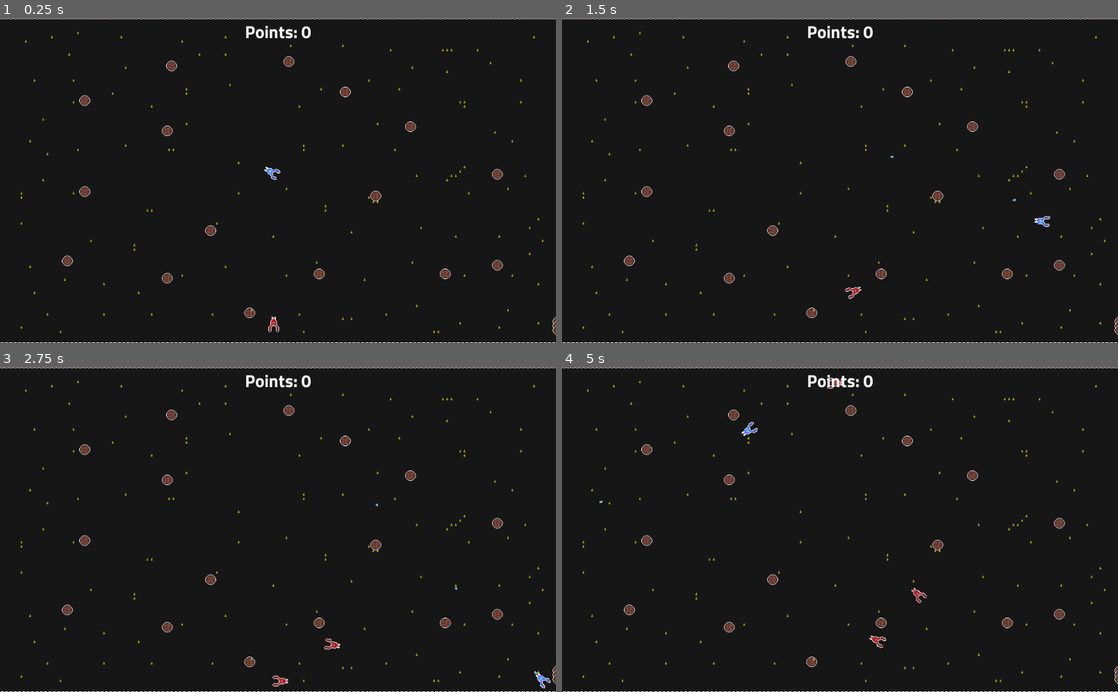
Above: before the commit, frames 1-4 (two rows, left to right).
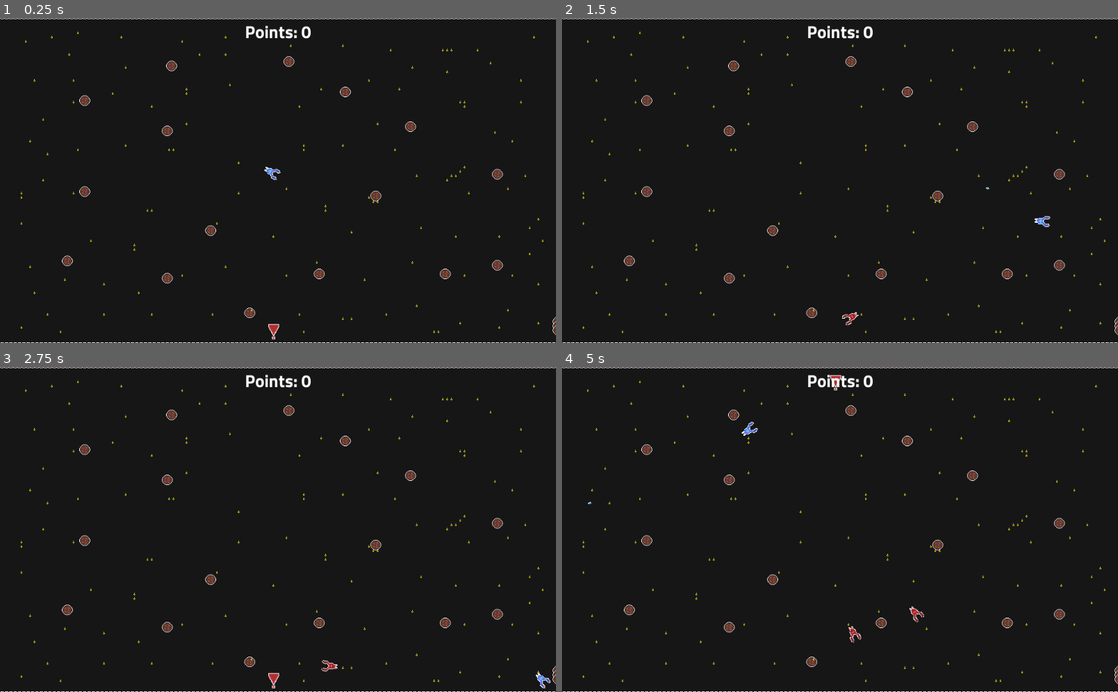
Above: after the commit, the same moments.

Repository: Shoter99/Godot_SpaceFighter
Game: Godot game, scene res://TestLevel.tscn
The game is run twice, just before and just after one commit, with the same random seed, the same clock (stepped at 60 frames per second) and the same inputs.
Inputs (mouse positions are in pixels of both pictures, inside the frame that each line leads up to):
- Up to frame 1 (0.25 s): no input
- Up to frame 2 (1.5 s): move the mouse to (962, 164) at 0.52 s; hold D (MoveRight) 0.53-1.28 s; hold Space (Shoot) 0.53-1.28 s; move the mouse to (728, 196) at 1.27 s; hold S (MoveDown) from 1.28 s (still down); tap Space (Shoot) at 1.35 s
- Up to frame 3 (2.75 s): move the mouse to (333, 458) at 2.02 s; release S (MoveDown) at 2.03 s; hold D (MoveRight) from 2.03 s (still down); hold Space (Shoot) from 2.03 s (still down)
- Up to frame 4 (5 s): move the mouse to (812, 594) at 2.77 s; release D (MoveRight) at 2.78 s; release Space (Shoot) at 2.78 s; hold W (MoveUp) 2.78-3.53 s; tap Space (Shoot) at 2.85, 4.35 s; move the mouse to (1006, 578) at 3.52 s; hold Space (Shoot) 3.53-4.28 s; hold A (MoveLeft) from 3.53 s (still down); move the mouse to (673, 480) at 4.27 s

The runs differ from the first frame. In frame 1, less than 0.1% of the frame differs, in the area x 48-51%, y 91-99%; in frame 2, 0.1%; in frame 3, 0.2%; in frame 4, 0.3%, in the area x 4-66%, y 2-87%.

Commit message:
Added warning before enemy spawning

Diff:
--- a/Actors/Player.gd
+++ b/Actors/Player.gd
@@ -23,7 +23,7 @@
 	#rotation = lerp_angle(rotation, _velocity.angle() + PI/2 - PI/2, 20.0 * delta)
 	look_at(get_global_mouse_position())
 
-	if Input.is_action_pressed("Shoot") and can_fire:
+	if Input.is_action_just_pressed("Shoot") and can_fire:
 		var bullet_instance = bullet.instance()
 		bullet_instance.position = get_global_position()
 		bullet_instance.rotation_degrees = rotation_degrees
--- /dev/null
+++ b/Actors/Warning.tscn
@@ -0,0 +1,14 @@
+[gd_scene load_steps=3 format=2]
+
+[ext_resource path="res://warning.png" type="Texture" id=1]
+
+[sub_resource type="CapsuleShape2D" id=1]
+
+[node name="Warning" type="Area2D"]
+
+[node name="Sprite" type="Sprite" parent="."]
+texture = ExtResource( 1 )
+
+[node name="CollisionShape2D" type="CollisionShape2D" parent="."]
+shape = SubResource( 1 )
+disabled = true
--- a/Spawner.gd
+++ b/Spawner.gd
@@ -1,7 +1,7 @@
 extends Node
 
 
-
+var warning = preload("res://Actors/Warning.tscn")
 var enemy = preload("res://Actors/Enemy.tscn")
 var pos = [Vector2(1000,30), Vector2(1000, 580), Vector2(500, 580), Vector2(500, 30), Vector2(30, 30)]
 var spawn_timer = 2.5
@@ -12,11 +12,17 @@
 
 func _process(delta):
 		if can_spawn:
+			var curr_pos = pos[randi() % pos.size()]
+			var warning_instance = warning.instance()
+			warning_instance.position = curr_pos
+			$"/root/Node2D".add_child(warning_instance)
+			can_spawn = false
+			spawn_timer -= .05
+			yield(get_tree().create_timer(spawn_timer/3), "timeout")
 			var enemy_instance = enemy.instance()
-			var curr_pos = pos[randi() % pos.size()]
+
 			enemy_instance.position = curr_pos
+			warning_instance.queue_free()
 			$"/root/Node2D".add_child(enemy_instance)
-			can_spawn = false
-			spawn_timer -= .01
-			yield(get_tree().create_timer(spawn_timer), "timeout")
+			yield(get_tree().create_timer(spawn_timer/1.5), "timeout")
 			can_spawn = true
Binary file added: warning.aseprite
Binary file added: warning.png
Not shown, added: warning.png.import
